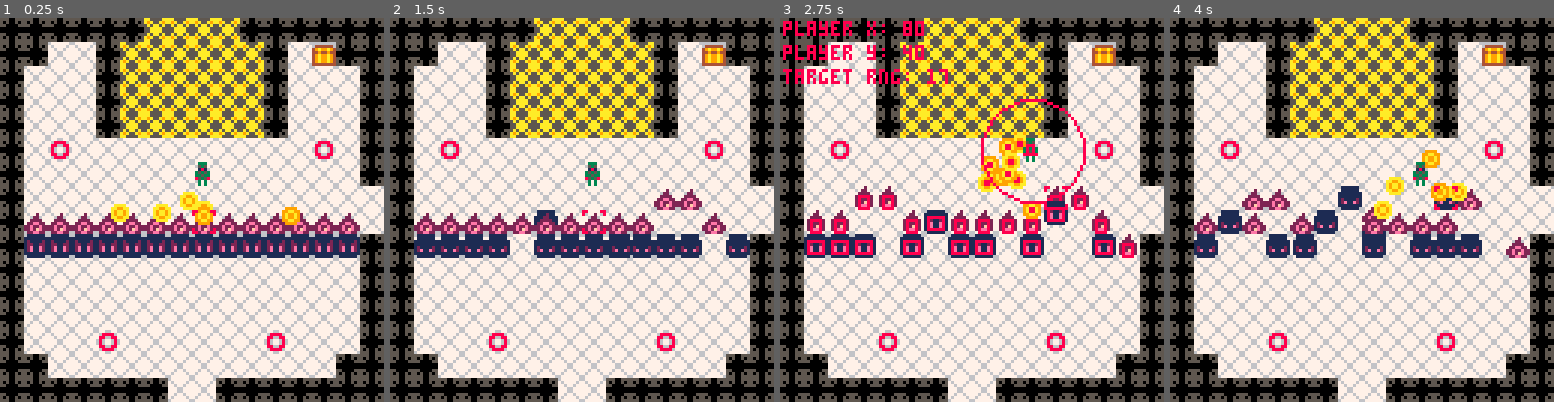
Above: before the commit, frames 1-4 (left to right).
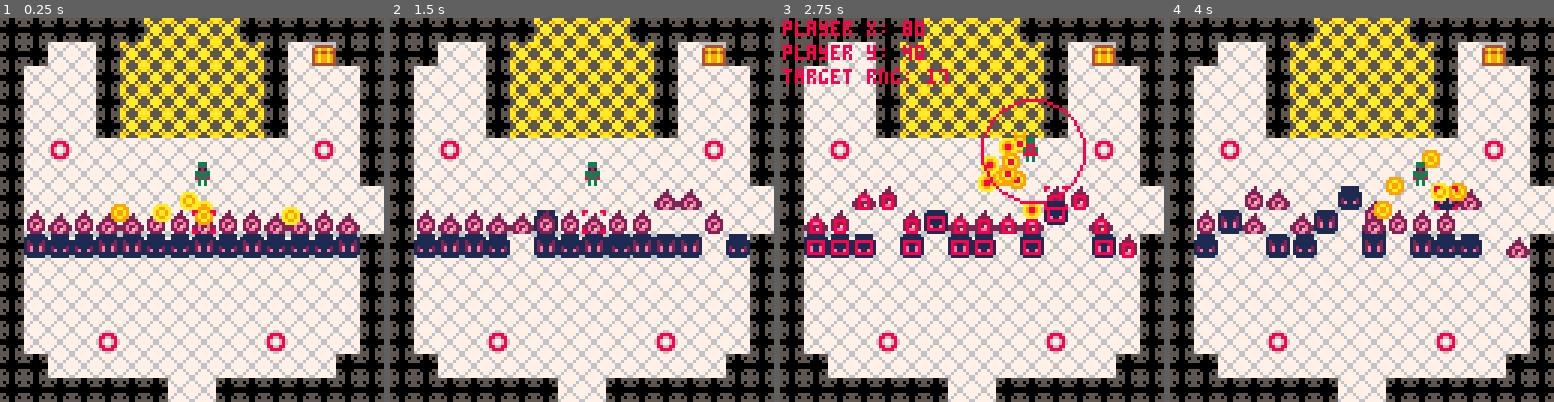
Above: after the commit, the same moments.

Repository: rledford/pico-door
Game: PICO-8 cartridge door.p8
Same seed, same stepped clock (60 frames per second), same inputs: the game is played once before the commit and once after it.
Inputs:
- Up to frame 1 (0.25 s): no input
- Up to frame 2 (1.5 s): tap X (X key) at 0.33, 1.07 s; tap O (Z key) at 0.7 s
- Up to frame 3 (2.75 s): hold Right 1.6-2.1 s; tap O (Z key) at 1.7, 2.1, 2.5 s; tap X (X key) at 1.85 s; hold Up 2.15-2.42 s; hold Right from 2.47 s (still down)
- Up to frame 4 (4 s): tap O (Z key) at 2.9, 3.3, 3.7 s; tap X (X key) at 2.97 s; release Right at 3.03 s; hold Left 3.08-3.58 s; hold Down 3.63-3.97 s

The runs differ from the first frame. In frame 1, 1.9% of the frame differs, in the area x 6-88%, y 48-61%; in frame 2, 1.5%; in frame 3, 1.6%; in frame 4, 1.9%.

Commit message:
Remove unused anim methods. Randomize starting animation frame.

Diff:
--- a/door.p8
+++ b/door.p8
@@ -486,14 +486,7 @@
 		frame_timer = frame_time or 0
 	}
 
-	anim.set_frames = function(frames)
-		anim.frames = frames
-	end
-
-	anim.set_frametime = function(v)
-		anim.frame_time = v
-		anim.frame_timer = v
-	end
+	anim.current_frame = ceil(rnd(count(anim.frames)))
 
 	anim.update = function()
 		anim.frame_timer -= 1
